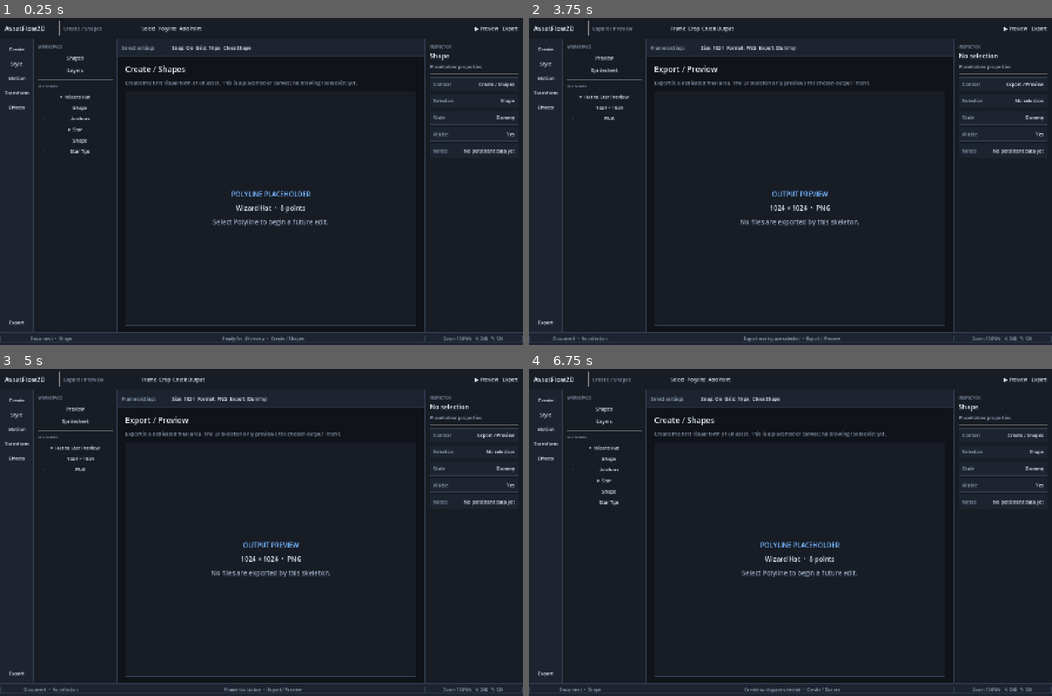
Above: before the commit, frames 1-4 (two rows, left to right).
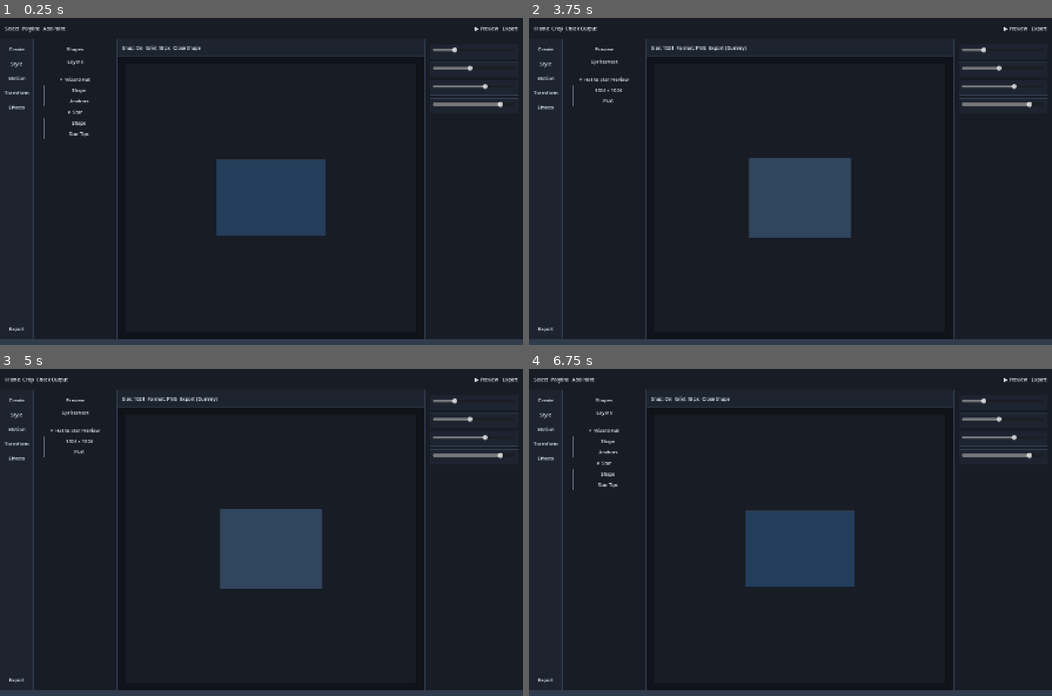
Above: after the commit, the same moments.

Repository: umut144/PolyPixar
Game: Godot game, scene res://scenes/main.tscn
The game is run twice, just before and just after one commit, with the same random seed, the same clock (stepped at 60 frames per second) and the same inputs.
Inputs:
- Up to frame 1 (0.25 s): no input
- Up to frame 2 (3.75 s): click "Select" at 0.5 s; click "Polyline" at 1.25 s; click "Add Point" at 2 s; click "▶ Preview" at 2.75 s; click "Export" at 3.5 s
- Up to frame 3 (5 s): click "Frame" at 4.25 s
- Up to frame 4 (6.75 s): click "Crop" at 5 s; click "Check Output" at 5.75 s; click "Create" at 6.5 s

The runs differ from the first frame. In frame 1, 9.9% of the frame differs, in the area x 0-100%, y 0-100%; in frame 2, 9.8%; in frame 3, 9.8%; in frame 4, 9.9%.

Commit message:
refactor: simplify UI skeleton presentation

Diff:
--- a/project.godot
+++ b/project.godot
@@ -1,18 +1,32 @@
 ; Engine configuration file.
-; The UI skeleton is intentionally created from code in scripts/main.gd.
+; It's best edited using the editor UI and not directly,
+; since the parameters that go here are not all obvious.
+;
+; Format:
+;   [section] ; section goes between []
+;   param=value ; assign values to parameters
+
 config_version=5
 
 [application]
+
 config/name="AssetFlow2D"
 run/main_scene="res://scenes/main.tscn"
+config/features=PackedStringArray("4.7")
 
 [display]
+
 window/size/viewport_width=1440
 window/size/viewport_height=900
 window/size/window_width_override=1440
 window/size/window_height_override=900
 window/stretch/mode="canvas_items"
 
+[dotnet]
+
+project/assembly_name="AssetFlow2D"
+
 [rendering]
+
 renderer/rendering_method="gl_compatibility"
 renderer/rendering_method.mobile="gl_compatibility"
--- a/scenes/main.tscn
+++ b/scenes/main.tscn
@@ -1,8 +1,8 @@
-[gd_scene load_steps=2 format=3]
+[gd_scene format=3 uid="uid://dhueyuvh3qm8x"]
 
-[ext_resource type="Script" path="res://scripts/main.gd" id="1_main"]
+[ext_resource type="Script" uid="uid://dutxn4c6ery75" path="res://scripts/main.gd" id="1_main"]
 
-[node name="AssetFlow2D" type="Control"]
+[node name="AssetFlow2D" type="Control" unique_id=1398758541]
 layout_mode = 3
 anchors_preset = 15
 anchor_right = 1.0
--- a/scripts/main.gd
+++ b/scripts/main.gd
@@ -72,7 +72,6 @@
 var active_submodule := "Shapes"
 var active_tool := "Select"
 var selected_outline_item := "hat_shape"
-var status_message := "Ready for UX review"
 var expanded_outline := {
 	"hat": true,
 	"star": true,
@@ -87,11 +86,6 @@
 var action_controls: HBoxContainer
 var workspace_content: VBoxContainer
 var inspector_content: VBoxContainer
-var status_document: Label
-var status_info: Label
-var status_coordinates: Label
-var toolbar_context: Label
-var action_context: Label
 
 
 func _ready() -> void:
@@ -113,23 +107,13 @@
 	toolbar.add_theme_constant_override("separation", 10)
 	toolbar_margin.add_child(toolbar)
 
-	var app_name := _label("AssetFlow2D", TEXT, 18)
-	app_name.custom_minimum_size = Vector2(138, 0)
-	toolbar.add_child(app_name)
-	var divider := VSeparator.new()
-	toolbar.add_child(divider)
-	toolbar_context = _label("Asset / Wizard Hat", MUTED, 14)
-	toolbar_context.custom_minimum_size = Vector2(190, 0)
-	toolbar.add_child(toolbar_context)
-	var second_divider := VSeparator.new()
-	toolbar.add_child(second_divider)
 	toolbar_tools = HBoxContainer.new()
 	toolbar_tools.size_flags_horizontal = Control.SIZE_EXPAND_FILL
 	toolbar_tools.add_theme_constant_override("separation", 6)
 	toolbar.add_child(toolbar_tools)
 	var preview_button := _button("▶ Preview", false)
 	preview_button.tooltip_text = "Placeholder preview action"
-	preview_button.pressed.connect(_set_status.bind("Preview is a UI placeholder."))
+	preview_button.pressed.connect(_noop)
 	toolbar.add_child(preview_button)
 	var export_button := _button("Export", false)
 	export_button.pressed.connect(_activate_module.bind("export"))
@@ -157,12 +141,10 @@
 	context_stack.size_flags_vertical = Control.SIZE_EXPAND_FILL
 	context_stack.add_theme_constant_override("separation", 8)
 	context_margin.add_child(context_stack)
-	context_stack.add_child(_section_heading("WORKSPACE"))
 	submodule_list = VBoxContainer.new()
 	submodule_list.add_theme_constant_override("separation", 4)
 	context_stack.add_child(submodule_list)
 	context_stack.add_child(HSeparator.new())
-	context_stack.add_child(_section_heading("OUTLINER"))
 	var outliner_scroll := ScrollContainer.new()
 	outliner_scroll.size_flags_vertical = Control.SIZE_EXPAND_FILL
 	outliner_scroll.horizontal_scroll_mode = ScrollContainer.SCROLL_MODE_DISABLED
@@ -184,9 +166,6 @@
 	var action_row := HBoxContainer.new()
 	action_row.add_theme_constant_override("separation", 8)
 	action_margin.add_child(action_row)
-	action_context = _label("Tool settings", MUTED, 13)
-	action_context.custom_minimum_size = Vector2(130, 0)
-	action_row.add_child(action_context)
 	action_controls = HBoxContainer.new()
 	action_controls.size_flags_horizontal = Control.SIZE_EXPAND_FILL
 	action_controls.add_theme_constant_override("separation", 6)
@@ -207,7 +186,6 @@
 	var inspector_stack := VBoxContainer.new()
 	inspector_stack.size_flags_vertical = Control.SIZE_EXPAND_FILL
 	inspector_margin.add_child(inspector_stack)
-	inspector_stack.add_child(_section_heading("INSPECTOR"))
 	var inspector_scroll := ScrollContainer.new()
 	inspector_scroll.size_flags_vertical = Control.SIZE_EXPAND_FILL
 	inspector_scroll.horizontal_scroll_mode = ScrollContainer.SCROLL_MODE_DISABLED
@@ -218,19 +196,19 @@
 	inspector_scroll.add_child(inspector_content)
 
 	var status_panel := _panel(PANEL_ALT)
-	status_panel.custom_minimum_size = Vector2(0, 34)
+	status_panel.custom_minimum_size = Vector2(0, 16)
 	root.add_child(status_panel)
 	var status_row := HBoxContainer.new()
 	status_row.set_anchors_and_offsets_preset(Control.PRESET_FULL_RECT)
 	status_row.add_theme_constant_override("separation", 1)
 	status_panel.add_child(status_row)
-	status_document = _status_cell("Document  •  Hat to Star Prototype", 280)
-	status_info = _status_cell("Ready", 0)
-	status_info.size_flags_horizontal = Control.SIZE_EXPAND_FILL
-	status_coordinates = _status_cell("Zoom 100%   X: 248   Y: 126", 270)
-	status_row.add_child(status_document)
-	status_row.add_child(status_info)
-	status_row.add_child(status_coordinates)
+	var left_status := _status_block(280)
+	var centre_status := _status_block(0)
+	centre_status.size_flags_horizontal = Control.SIZE_EXPAND_FILL
+	var right_status := _status_block(270)
+	status_row.add_child(left_status)
+	status_row.add_child(centre_status)
+	status_row.add_child(right_status)
 
 
 func _render_all() -> void:
@@ -241,7 +219,6 @@
 	_render_outliner()
 	_render_workspace()
 	_render_inspector()
-	_render_status()
 
 
 func _render_module_rail() -> void:
@@ -278,7 +255,6 @@
 func _render_toolbar() -> void:
 	_clear(toolbar_tools)
 	var module: Dictionary = _active_module()
-	toolbar_context.text = "%s / %s" % [module.label, active_submodule]
 	for tool_name in module.tools:
 		var button := _button(tool_name, tool_name == active_tool)
 		button.pressed.connect(_activate_tool.bind(tool_name))
@@ -287,11 +263,10 @@
 
 func _render_actions() -> void:
 	_clear(action_controls)
-	action_context.text = "%s settings" % active_tool
 	var module: Dictionary = _active_module()
 	for action_name in module.actions:
 		var button := _button(action_name, false)
-		button.pressed.connect(_set_status.bind("%s is a placeholder action." % action_name))
+		button.pressed.connect(_noop)
 		action_controls.add_child(button)
 
 
@@ -312,10 +287,9 @@
 			var indent := Control.new()
 			indent.custom_minimum_size = Vector2(depth * 12, 0)
 			row.add_child(indent)
-			var marker := Label.new()
-			marker.text = "·"
-			marker.add_theme_color_override("font_color", MUTED)
-			marker.custom_minimum_size = Vector2(10, 0)
+			var marker := ColorRect.new()
+			marker.color = MUTED
+			marker.custom_minimum_size = Vector2(4, 4)
 			row.add_child(marker)
 		var has_children: bool = entry.has("children") and not entry.children.is_empty()
 		var row_text: String = str(entry.label)
@@ -334,81 +308,68 @@
 
 func _render_workspace() -> void:
 	_clear(workspace_content)
-	var module: Dictionary = _active_module()
-	var heading := _label(module.title.replace(module.submodules[0], active_submodule), TEXT, 22)
-	workspace_content.add_child(heading)
-	var description := _label(module.description, MUTED, 14)
-	description.autowrap_mode = TextServer.AUTOWRAP_WORD_SMART
-	workspace_content.add_child(description)
 	var preview := _panel(PANEL)
 	preview.size_flags_vertical = Control.SIZE_EXPAND_FILL
 	workspace_content.add_child(preview)
-	var preview_margin := _margin(preview, 26, 24)
-	var preview_stack := VBoxContainer.new()
-	preview_stack.size_flags_vertical = Control.SIZE_EXPAND_FILL
-	preview_stack.alignment = BoxContainer.ALIGNMENT_CENTER
-	preview_stack.add_theme_constant_override("separation", 12)
-	preview_margin.add_child(preview_stack)
-	_match_workspace_preview(preview_stack)
+	var preview_margin := _margin(preview, 20, 20)
+	preview_margin.add_child(_workspace_visual())
 	if _shows_time_area():
 		workspace_content.add_child(_time_area())
 
 
-func _match_workspace_preview(container: VBoxContainer) -> void:
+func _workspace_visual() -> Control:
+	var centre := CenterContainer.new()
+	centre.size_flags_horizontal = Control.SIZE_EXPAND_FILL
+	centre.size_flags_vertical = Control.SIZE_EXPAND_FILL
+	var content: Control
 	match active_module_id:
 		"create":
-			container.add_child(_preview_label("POLYLINE PLACEHOLDER", ACCENT))
-			container.add_child(_preview_label("Wizard Hat  •  8 points", TEXT))
-			container.add_child(_preview_label("Select Polyline to begin a future edit.", MUTED))
+			content = _visual_block(ACCENT_SOFT, Vector2(300, 210))
 		"style":
-			container.add_child(_preview_label("STYLE PREVIEW", ACCENT))
-			container.add_child(_preview_label("Warm amber / cool violet", TEXT))
-			container.add_child(_preview_label("Color and masks are visual placeholders.", MUTED))
+			var colors := HBoxContainer.new()
+			colors.add_theme_constant_override("separation", 12)
+			colors.add_child(_visual_block(Color("#d28c53"), Vector2(96, 180)))
+			colors.add_child(_visual_block(Color("#7463b8"), Vector2(96, 180)))
+			colors.add_child(_visual_block(Color("#2f9c91"), Vector2(96, 180)))
+			content = colors
 		"motion":
-			container.add_child(_preview_label("MOTION PREVIEW", ACCENT))
-			container.add_child(_preview_label("Wizard Hat  ↝  Sway", TEXT))
-			container.add_child(_preview_label("Local asset motion, not a global sequence.", MUTED))
+			var motion := VBoxContainer.new()
+			motion.add_theme_constant_override("separation", 12)
+			motion.add_child(_visual_block(ACCENT_SOFT, Vector2(250, 150)))
+			var sway := HSlider.new()
+			sway.custom_minimum_size = Vector2(250, 0)
+			sway.value = 62.0
+			motion.add_child(sway)
+			content = motion
 		"transform":
 			var pair := HBoxContainer.new()
-			pair.alignment = BoxContainer.ALIGNMENT_CENTER
 			pair.add_theme_constant_override("separation", 22)
-			pair.add_child(_preview_label("Wizard Hat", TEXT))
-			pair.add_child(_preview_label("→", ACCENT))
-			pair.add_child(_preview_label("Star", TEXT))
-			container.add_child(pair)
-			container.add_child(_preview_label("Independent assets linked by a designed morph.", MUTED))
+			pair.add_child(_visual_block(Color("#465a78"), Vector2(132, 170)))
+			pair.add_child(_visual_block(ACCENT, Vector2(18, 170)))
+			pair.add_child(_visual_block(Color("#7962aa"), Vector2(132, 170)))
+			content = pair
 		"effects":
-			container.add_child(_preview_label("EFFECT PREVIEW", ACCENT))
-			container.add_child(_preview_label("%s placeholder" % active_submodule, TEXT))
-			container.add_child(_preview_label("Choose Root Growth to reveal a local growth control.", MUTED))
+			var effect := HBoxContainer.new()
+			effect.add_theme_constant_override("separation", 8)
+			for height in [80, 150, 115, 190, 95]:
+				effect.add_child(_visual_block(GOOD if active_submodule == "Root Growth" else ACCENT_SOFT, Vector2(24, height)))
+			content = effect
 		"export":
-			container.add_child(_preview_label("OUTPUT PREVIEW", ACCENT))
-			container.add_child(_preview_label("1024 × 1024  •  PNG", TEXT))
-			container.add_child(_preview_label("No files are exported by this skeleton.", MUTED))
+			content = _visual_block(Color("#30455e"), Vector2(280, 220))
+	centre.add_child(content)
+	return centre
 
 
 func _render_inspector() -> void:
 	_clear(inspector_content)
-	inspector_content.add_child(_label(_selected_outline_label(), TEXT, 18))
-	inspector_content.add_child(_label("Placeholder properties", MUTED, 13))
-	inspector_content.add_child(HSeparator.new())
-	for property in _inspector_properties():
+	for index in 4:
 		var row := _panel(PANEL_ALT)
-		row.custom_minimum_size = Vector2(0, 38)
+		row.custom_minimum_size = Vector2(0, 42)
 		inspector_content.add_child(row)
-		var margin := _margin(row, 9, 6)
-		var columns := HBoxContainer.new()
-		margin.add_child(columns)
-		var name := _label(property[0], MUTED, 13)
-		name.size_flags_horizontal = Control.SIZE_EXPAND_FILL
-		columns.add_child(name)
-		columns.add_child(_label(property[1], TEXT, 13))
-
-
-func _render_status() -> void:
-	status_document.text = "Document  •  %s" % _selected_outline_label()
-	status_info.text = "%s  •  %s / %s" % [status_message, _active_module().label, active_submodule]
-	status_coordinates.text = "Zoom 100%%   X: 248   Y: 126"
+		var margin := _margin(row, 8, 8)
+		var slider := HSlider.new()
+		slider.value = 25 + index * 20
+		margin.add_child(slider)
 
 
 func _activate_module(module_id: String) -> void:
@@ -416,40 +377,28 @@
 	var module: Dictionary = _active_module()
 	active_submodule = module.submodules[0]
 	active_tool = module.tools[0]
-	status_message = "%s workspace selected" % module.label
 	_render_all()
 
 
 func _activate_submodule(submodule: String) -> void:
 	active_submodule = submodule
-	status_message = "%s selected" % submodule
 	_render_all()
 
 
 func _activate_tool(tool_name: String) -> void:
 	active_tool = tool_name
-	status_message = "%s tool active" % tool_name
 	_render_all()
 
 
 func _toggle_outline_parent(parent_id: String) -> void:
 	expanded_outline[parent_id] = not expanded_outline.get(parent_id, true)
-	status_message = "%s children %s" % [parent_id.capitalize(), "shown" if expanded_outline[parent_id] else "hidden"]
 	_render_outliner()
-	_render_status()
 
 
 func _select_outline_item(item_id: String) -> void:
 	selected_outline_item = item_id
-	status_message = "%s selected" % _selected_outline_label()
 	_render_outliner()
 	_render_inspector()
-	_render_status()
-
-
-func _set_status(message: String) -> void:
-	status_message = message
-	_render_status()
 
 
 func _active_module() -> Dictionary:
@@ -514,24 +463,6 @@
 	return true
 
 
-func _selected_outline_label() -> String:
-	for entry in _outline_entries():
-		if entry.id == selected_outline_item:
-			return entry.label
-	return "No selection"
-
-
-func _inspector_properties() -> Array:
-	var module_label: String = _active_module().label
-	return [
-		["Context", "%s / %s" % [module_label, active_submodule]],
-		["Selection", _selected_outline_label()],
-		["State", "Dummy"],
-		["Visible", "Yes"],
-		["Notes", "No persistent data yet"],
-	]
-
-
 func _shows_time_area() -> bool:
 	return active_module_id == "motion" or active_module_id == "transform" or (active_module_id == "effects" and active_submodule == "Root Growth")
 
@@ -543,19 +474,14 @@
 	var stack := VBoxContainer.new()
 	stack.add_theme_constant_override("separation", 8)
 	margin.add_child(stack)
-	var title := "Asset Time / Wizard Hat Sway"
-	if active_module_id == "transform":
-		title = "Transition Time / Hat → Star"
-	if active_module_id == "effects":
-		title = "Effect Time / Root Growth"
-	stack.add_child(_label(title, TEXT, 14))
-	for track in _timeline_tracks():
+	for index in 3:
 		var row := HBoxContainer.new()
 		row.add_theme_constant_override("separation", 10)
 		stack.add_child(row)
-		var label := _label(track, MUTED, 13)
-		label.custom_minimum_size = Vector2(130, 0)
-		row.add_child(label)
+		var marker := ColorRect.new()
+		marker.color = ACCENT if index == 0 else BORDER
+		marker.custom_minimum_size = Vector2(42, 16)
+		row.add_child(marker)
 		var slider := HSlider.new()
 		slider.min_value = 0.0
 		slider.max_value = 100.0
@@ -563,16 +489,11 @@
 		slider.size_flags_horizontal = Control.SIZE_EXPAND_FILL
 		slider.tooltip_text = "Dummy timeline track"
 		row.add_child(slider)
-		row.add_child(_label("◇", ACCENT, 16))
+		var keyframe := ColorRect.new()
+		keyframe.color = ACCENT
+		keyframe.custom_minimum_size = Vector2(16, 16)
+		row.add_child(keyframe)
 	return panel
-
-
-func _timeline_tracks() -> Array:
-	if active_module_id == "transform":
-		return ["Morph Progress", "Sway Out", "Jitter In"]
-	if active_module_id == "effects":
-		return ["Growth Progress", "Branch Fade"]
-	return ["Sway Strength", "Rotation", "Offset"]
 
 
 func _panel(background: Color) -> PanelContainer:
@@ -620,34 +541,21 @@
 	return style
 
 
-func _label(text: String, color: Color, font_size: int) -> Label:
-	var label := Label.new()
-	label.text = text
-	label.add_theme_color_override("font_color", color)
-	label.add_theme_font_size_override("font_size", font_size)
-	label.vertical_alignment = VERTICAL_ALIGNMENT_CENTER
-	return label
-
-
-func _section_heading(text: String) -> Label:
-	var label := _label(text, MUTED, 11)
-	label.add_theme_constant_override("outline_size", 0)
-	return label
-
-
-func _preview_label(text: String, color: Color) -> Label:
-	var label := _label(text, color, 18)
-	label.horizontal_alignment = HORIZONTAL_ALIGNMENT_CENTER
-	label.autowrap_mode = TextServer.AUTOWRAP_WORD_SMART
-	return label
-
-
-func _status_cell(text: String, minimum_width: int) -> Label:
-	var label := _label(text, MUTED, 12)
-	label.custom_minimum_size = Vector2(minimum_width, 0)
-	label.add_theme_stylebox_override("normal", _style(PANEL_ALT, BORDER, 0))
-	label.horizontal_alignment = HORIZONTAL_ALIGNMENT_CENTER
-	return label
+func _visual_block(color: Color, size: Vector2) -> PanelContainer:
+	var block := _panel(color)
+	block.custom_minimum_size = size
+	return block
+
+
+func _status_block(minimum_width: int) -> ColorRect:
+	var block := ColorRect.new()
+	block.color = BORDER
+	block.custom_minimum_size = Vector2(minimum_width, 0)
+	return block
+
+
+func _noop() -> void:
+	pass
 
 
 func _clear(container: Node) -> void:
Not shown, changed: AI_CONTEXT.md
Not shown, changed: ARCHITECTURE.md
